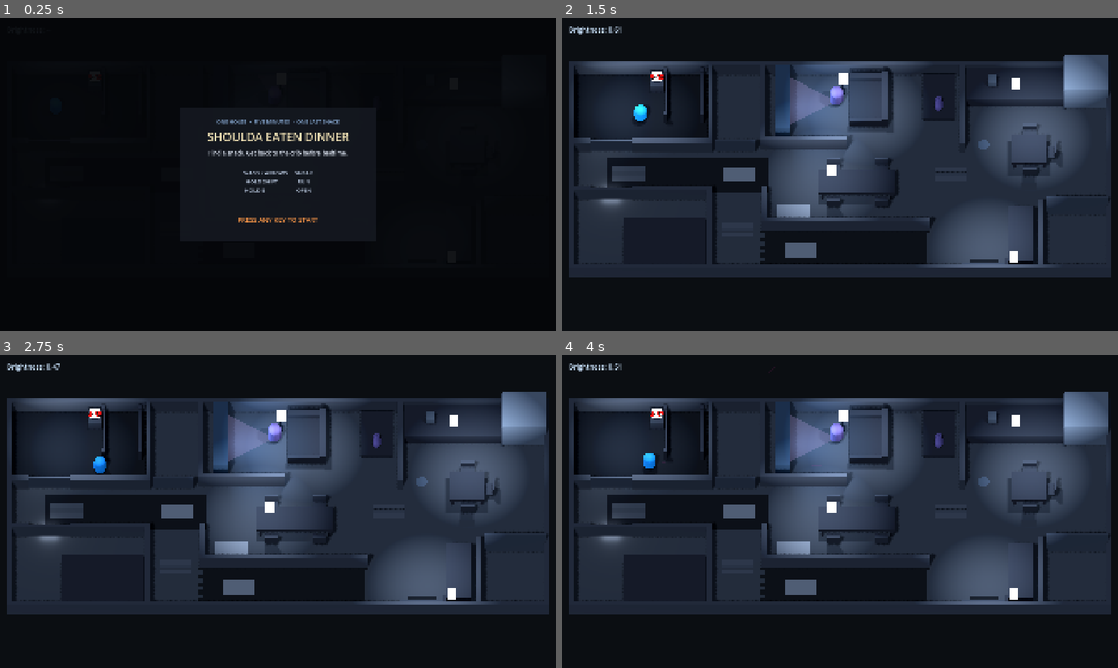
Above: before the commit, frames 1-4 (two rows, left to right).
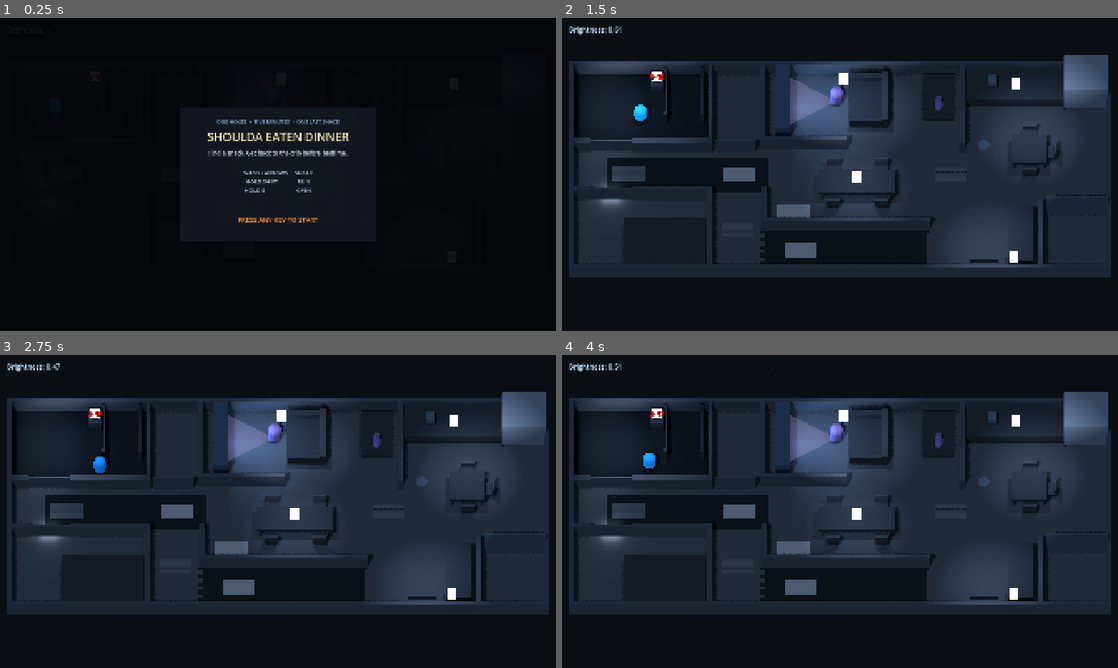
Above: after the commit, the same moments.

Repository: mrglass86/gmtk-gamejam-2026
Game: Godot game, scene res://scenes/Main.tscn
The game is run twice, just before and just after one commit, with the same random seed, the same clock (stepped at 60 frames per second) and the same inputs.
Inputs (mouse positions are in pixels of both pictures, inside the frame that each line leads up to):
- Up to frame 1 (0.25 s): no input
- Up to frame 2 (1.5 s): tap Enter at 0.5 s; move the mouse to (962, 158) at 0.52 s; hold D (move_right) 0.53-1.28 s; hold E (interact) 0.53-1.28 s; click (962, 158) at 0.67 s; tap Space at 0.77 s; move the mouse to (728, 190) at 1.27 s; hold S (move_back) from 1.28 s (still down); tap Shift (run) at 1.35 s
- Up to frame 3 (2.75 s): tap Space at 1.52 s; move the mouse to (333, 442) at 2.02 s; release S (move_back) at 2.03 s; hold D (move_right) from 2.03 s (still down); hold E (interact) from 2.03 s (still down)
- Up to frame 4 (4 s): move the mouse to (812, 574) at 2.77 s; release D (move_right) at 2.78 s; release E (interact) at 2.78 s; hold W (move_forward) 2.78-3.53 s; tap Shift (run) at 2.85 s; click (812, 574) at 2.92 s; tap Space at 3.02, 3.77 s; move the mouse to (1006, 558) at 3.52 s; hold A (move_left) from 3.53 s (still down); hold E (interact) from 3.53 s (still down)

The runs differ from the first frame. In frame 2, 10% of the frame differs, in the area x 8-98%, y 12-80%; in frame 3, 10%; in frame 4, 10%.

Commit message:
Tune A12 lighting contrast

Diff:
--- a/game/scenes/Main.tscn
+++ b/game/scenes/Main.tscn
@@ -23,7 +23,7 @@
 background_color = Color(0.045, 0.055, 0.07, 1)
 ambient_light_source = 3
 ambient_light_color = Color(0.38, 0.42, 0.5, 1)
-ambient_light_energy = 0.05
+ambient_light_energy = 0.04
 tonemap_mode = 2
 
 [sub_resource type="NavigationMesh" id="NavigationMesh_static"]
--- a/game/scripts/DebugTools.gd
+++ b/game/scripts/DebugTools.gd
@@ -33,6 +33,7 @@
 @export var trial_lamp_radius_max: float = 10.0
 @export var trial_lamp_radius_step: float = 0.25
 @export var trial_lamp_energy: float = 1.8
+@export_range(0.0, 10.0) var trial_lamp_visual_attenuation: float = 1.8
 @export var trial_lamp_analytic_energy: float = 1.0
 @export var trial_lamp_shadow_blur: float = 2.0
 @export_range(0.0, 1.0) var trial_lamp_shadow_opacity: float = 0.8
@@ -279,6 +280,7 @@
 	light.light_color = Color("#d6e1f2")
 	light.light_energy = trial_lamp_energy
 	light.omni_range = trial_lamp_radius_default
+	light.omni_attenuation = trial_lamp_visual_attenuation
 	light.shadow_enabled = true
 	light.shadow_blur = trial_lamp_shadow_blur
 	light.shadow_opacity = trial_lamp_shadow_opacity
--- a/game/scripts/LevelBuilder.gd
+++ b/game/scripts/LevelBuilder.gd
@@ -11,8 +11,9 @@
 @export var failsafe_floor_thickness: float = 0.2
 @export var failsafe_floor_size: Vector2 = Vector2(30.0, 12.8)
 @export var prop_height: float = 0.8
-@export var lamp_energy: float = 2.0
+@export var lamp_energy: float = 2.2
 @export_range(5.5, 6.0) var lamp_range: float = 5.8
+@export_range(0.0, 10.0) var omni_visual_attenuation: float = 1.8
 @export var omni_source_height: float = 4.5
 @export var omni_shadow_blur: float = 2.0
 @export_range(0.0, 1.0) var shadow_opacity: float = 0.8
@@ -143,11 +144,12 @@
 	_add_omni(
 		"MidLampVisual",
 		"hall",
-		Vector3(-0.5, 1.42, 0.5),
+		Vector3(0.95, 1.42, 0.9),
 		0.9,
 		0.0,
 		-1.0,
-		Vector3(-1.0, 4.5, 0.4)
+		Vector3(0.95, 4.5, 0.9),
+		Vector3(-0.5, 0.0, 0.5)
 	)
 	_add_omni(
 		"AlcoveLampVisual",
@@ -488,7 +490,8 @@
 	energy_scale: float,
 	fixture_base_height: float,
 	range_override: float = -1.0,
-	light_world_position: Vector3 = Vector3.ZERO
+	light_world_position: Vector3 = Vector3.ZERO,
+	analytic_floor_position: Vector3 = Vector3.ZERO
 ) -> void:
 	var fixture: Node3D = Node3D.new()
 	fixture.name = node_name
@@ -511,15 +514,23 @@
 		range_override if range_override > 0.0 else lamp_range
 	)
 	light.omni_range = effective_range
+	light.omni_attenuation = omni_visual_attenuation
 	light.shadow_enabled = true
 	light.shadow_blur = omni_shadow_blur
 	light.shadow_opacity = shadow_opacity
 	fixture.add_child(light)
 	add_child(fixture)
+	var resolved_analytic_position: Vector3 = analytic_floor_position
+	if resolved_analytic_position.is_zero_approx():
+		resolved_analytic_position = Vector3(
+			position_value.x,
+			0.0,
+			position_value.z
+		)
 	LightSystem.register_light(
 		node_name,
 		zone,
-		Vector3(position_value.x, 0.0, position_value.z),
+		resolved_analytic_position,
 		effective_range
 	)
 
--- a/game/scripts/Main.gd
+++ b/game/scripts/Main.gd
@@ -71,6 +71,9 @@
 		return
 	if OS.get_cmdline_user_args().has("--verify-a11"):
 		_verify_a11_dress_pack()
+		return
+	if OS.get_cmdline_user_args().has("--verify-a12"):
+		_verify_a12_lighting_contrast()
 		return
 	if OS.get_cmdline_user_args().has("--verify-audio"):
 		_verify_audio_pass()
@@ -766,7 +769,7 @@
 
 func _verify_a9_practical_lighting() -> void:
 	var environment: Environment = ($WorldEnvironment as WorldEnvironment).environment
-	assert(is_equal_approx(environment.ambient_light_energy, 0.05))
+	assert(is_equal_approx(environment.ambient_light_energy, 0.04))
 
 	var level: Node3D = $Level as Node3D
 	var configured_range: float = float(level.get("lamp_range"))
@@ -795,11 +798,16 @@
 		)
 		assert(shade_material.emission_enabled)
 		assert(shade_material.emission.b >= shade_material.emission.r)
+		var analytic_anchor: Vector3 = Vector3(
+			fixture.global_position.x,
+			0.0,
+			fixture.global_position.z
+		)
+		if fixture_name == "MidLampVisual":
+			analytic_anchor = Vector3(-0.5, 0.0, 0.5)
 		assert(
 			is_equal_approx(
-				LightSystem.get_brightness_at(
-					Vector3(fixture.global_position.x, 0.0, fixture.global_position.z)
-				),
+				LightSystem.get_brightness_at(analytic_anchor),
 				1.0
 			)
 		)
@@ -839,7 +847,7 @@
 
 	print(
 		"A9 verification passed: five cool emissive practicals, 5.8 m pools, "
-		+ "0.05 ambient contrast, and live capsule/HUD brightness tracking."
+		+ "0.04 ambient contrast, and live capsule/HUD brightness tracking."
 	)
 	get_tree().quit()
 
@@ -850,7 +858,7 @@
 		await get_tree().physics_frame
 
 	var environment: Environment = ($WorldEnvironment as WorldEnvironment).environment
-	assert(is_equal_approx(environment.ambient_light_energy, 0.05))
+	assert(is_equal_approx(environment.ambient_light_energy, 0.04))
 
 	var bathroom_door: DinnerDoor = $Level/BathroomDoor as DinnerDoor
 	assert(bathroom_door != null)
@@ -1093,11 +1101,12 @@
 		assert(is_equal_approx(source.global_position.y, 4.5))
 		assert(shade.global_position.y < 2.0)
 		assert(source.global_position.distance_to(shade.global_position) > 2.5)
-		assert(
-			Vector2(source.global_position.x, source.global_position.z)
-			.distance_to(Vector2(fixture.position.x, fixture.position.z))
-			> 0.4
-		)
+		if fixture_name != "MidLampVisual":
+			assert(
+				Vector2(source.global_position.x, source.global_position.z)
+				.distance_to(Vector2(fixture.position.x, fixture.position.z))
+				> 0.4
+			)
 
 	var front_table: StaticBody3D = (
 		$Level/FrontDoorSideTable as StaticBody3D
@@ -1250,6 +1259,155 @@
 	print(
 		"A11 verification passed: soft high lights, leading dog silhouette, "
 		+ "table groups, front-door lamp, and subtle creaky planks."
+	)
+	get_tree().quit()
+
+
+func _verify_a12_lighting_contrast() -> void:
+	get_tree().paused = false
+	for settle_frame: int in range(12):
+		await get_tree().physics_frame
+
+	var environment: Environment = ($WorldEnvironment as WorldEnvironment).environment
+	assert(is_equal_approx(environment.ambient_light_energy, 0.04))
+
+	var level: Node3D = $Level as Node3D
+	var configured_attenuation: float = float(
+		level.get("omni_visual_attenuation")
+	)
+	var configured_energy: float = float(level.get("lamp_energy"))
+	assert(is_equal_approx(configured_attenuation, 1.8))
+	assert(is_equal_approx(configured_energy, 2.2))
+
+	var fixture_names: PackedStringArray = [
+		"KidLampVisual",
+		"LivingLampVisual",
+		"KitchenLampVisual",
+		"MidLampVisual",
+		"AlcoveLampVisual",
+	]
+	for fixture_name: String in fixture_names:
+		var fixture_light: OmniLight3D = (
+			level.get_node("%s/Light" % fixture_name) as OmniLight3D
+		)
+		assert(
+			is_equal_approx(
+				fixture_light.omni_attenuation,
+				configured_attenuation
+			)
+		)
+		assert(fixture_light.light_energy >= configured_energy * 0.85)
+
+	var dining_table: StaticBody3D = $Level/DiningTable as StaticBody3D
+	var dining_fixture: Node3D = $Level/MidLampVisual as Node3D
+	var dining_source: OmniLight3D = (
+		$Level/MidLampVisual/Light as OmniLight3D
+	)
+	var dining_center: Vector2 = Vector2(
+		dining_table.global_position.x,
+		dining_table.global_position.z
+	)
+	assert(
+		Vector2(
+			dining_fixture.global_position.x,
+			dining_fixture.global_position.z
+		).distance_to(dining_center) < 0.01
+	)
+	assert(
+		Vector2(
+			dining_source.global_position.x,
+			dining_source.global_position.z
+		).distance_to(dining_center) < 0.01
+	)
+
+	# The rendered source moved to the table, but the locked analytic source
+	# remains at its pre-A12 floor anchor and keeps its linear falloff.
+	var analytic_mid_anchor: Vector3 = Vector3(-0.5, 0.0, 0.5)
+	var analytic_dining_probe: Vector3 = Vector3(0.95, 0.0, 0.9)
+	var configured_range: float = float(level.get("lamp_range"))
+	var expected_dining_brightness: float = 1.0 - (
+		analytic_mid_anchor.distance_to(analytic_dining_probe)
+		/ configured_range
+	)
+	assert(
+		is_equal_approx(
+			LightSystem.get_brightness_at(analytic_mid_anchor),
+			1.0
+		)
+	)
+	assert(
+		is_equal_approx(
+			LightSystem.get_brightness_at(analytic_dining_probe),
+			expected_dining_brightness
+		)
+	)
+
+	var player: DinnerPlayer = $Player as DinnerPlayer
+	var capsule_material: StandardMaterial3D = player.get(
+		"_capsule_material"
+	) as StandardMaterial3D
+	player.global_position = Vector3(-10.2, 0.6, -5.6)
+	player.call("_update_capsule_readout")
+	var capsule_brightness: float = LightSystem.get_brightness_at(
+		player.global_position
+	)
+	var expected_capsule_energy: float = lerpf(
+		float(player.get("shadow_emission_energy")),
+		float(player.get("lit_emission_energy")),
+		capsule_brightness
+	)
+	assert(
+		is_equal_approx(
+			capsule_material.emission_energy_multiplier,
+			expected_capsule_energy
+		)
+	)
+	var brightness_readout: CanvasLayer = $BrightnessReadout as CanvasLayer
+	brightness_readout.call("_process", 0.11)
+	assert(
+		($BrightnessReadout/Label as Label).text
+		== "Brightness: %.2f" % capsule_brightness
+	)
+
+	var parent_threshold: float = float($Parent.get("brightness_threshold"))
+	assert(is_equal_approx(parent_threshold, 0.35))
+	for zone: String in LightSystem.VALID_ZONES:
+		LightSystem.set_zone_enabled(zone, false)
+	var threshold_anchor: Vector3 = Vector3(40.0, 0.0, 0.0)
+	LightSystem.register_dynamic_light("a12_threshold_probe", threshold_anchor)
+	LightSystem.set_dynamic_light("a12_threshold_probe", 10.0, 1.0)
+	var exact_threshold_brightness: float = LightSystem.get_brightness_at(
+		threshold_anchor + Vector3(6.5, 0.0, 0.0)
+	)
+	var just_visible_brightness: float = LightSystem.get_brightness_at(
+		threshold_anchor + Vector3(6.49, 0.0, 0.0)
+	)
+	assert(is_equal_approx(exact_threshold_brightness, parent_threshold))
+	assert(exact_threshold_brightness <= parent_threshold)
+	assert(just_visible_brightness > parent_threshold)
+	LightSystem.unregister_dynamic_light("a12_threshold_probe")
+	for zone: String in LightSystem.VALID_ZONES:
+		LightSystem.set_zone_enabled(zone, true)
+
+	print(
+		(
+			"A12 metrics: ambient=%.2f, attenuation=%.1f, energy=%.1f, "
+			+ "dining analytic=%.3f, capsule=%.3f, threshold=%.3f/%.3f."
+		)
+		% [
+			environment.ambient_light_energy,
+			configured_attenuation,
+			configured_energy,
+			expected_dining_brightness,
+			capsule_brightness,
+			exact_threshold_brightness,
+			just_visible_brightness,
+		]
+	)
+	print(
+		"A12 verification passed: steeper visual pools and centered dining "
+		+ "fixture preserve analytic brightness, capsule feedback, and the "
+		+ "0.35 visibility boundary."
 	)
 	get_tree().quit()
 
